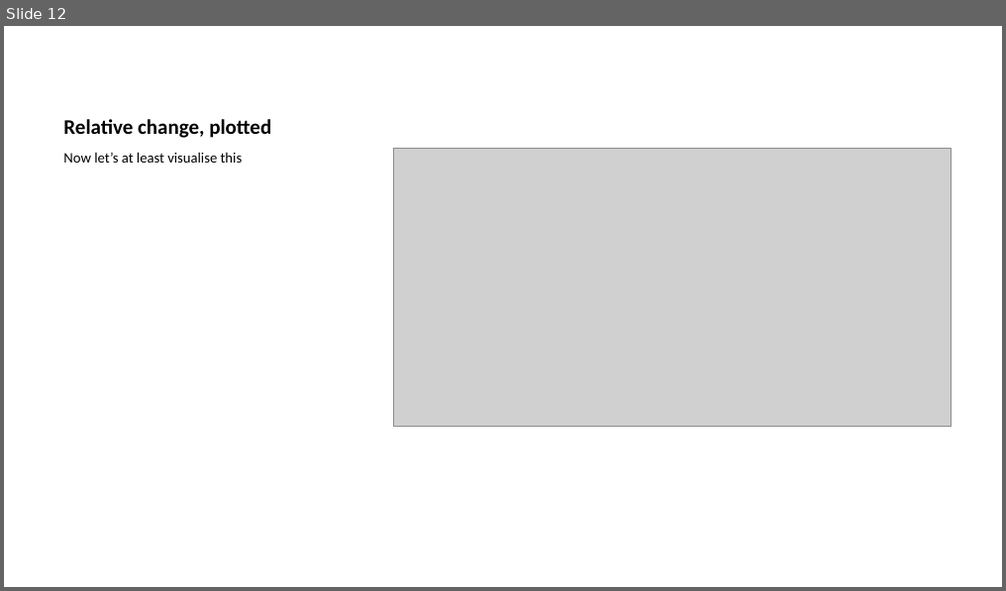
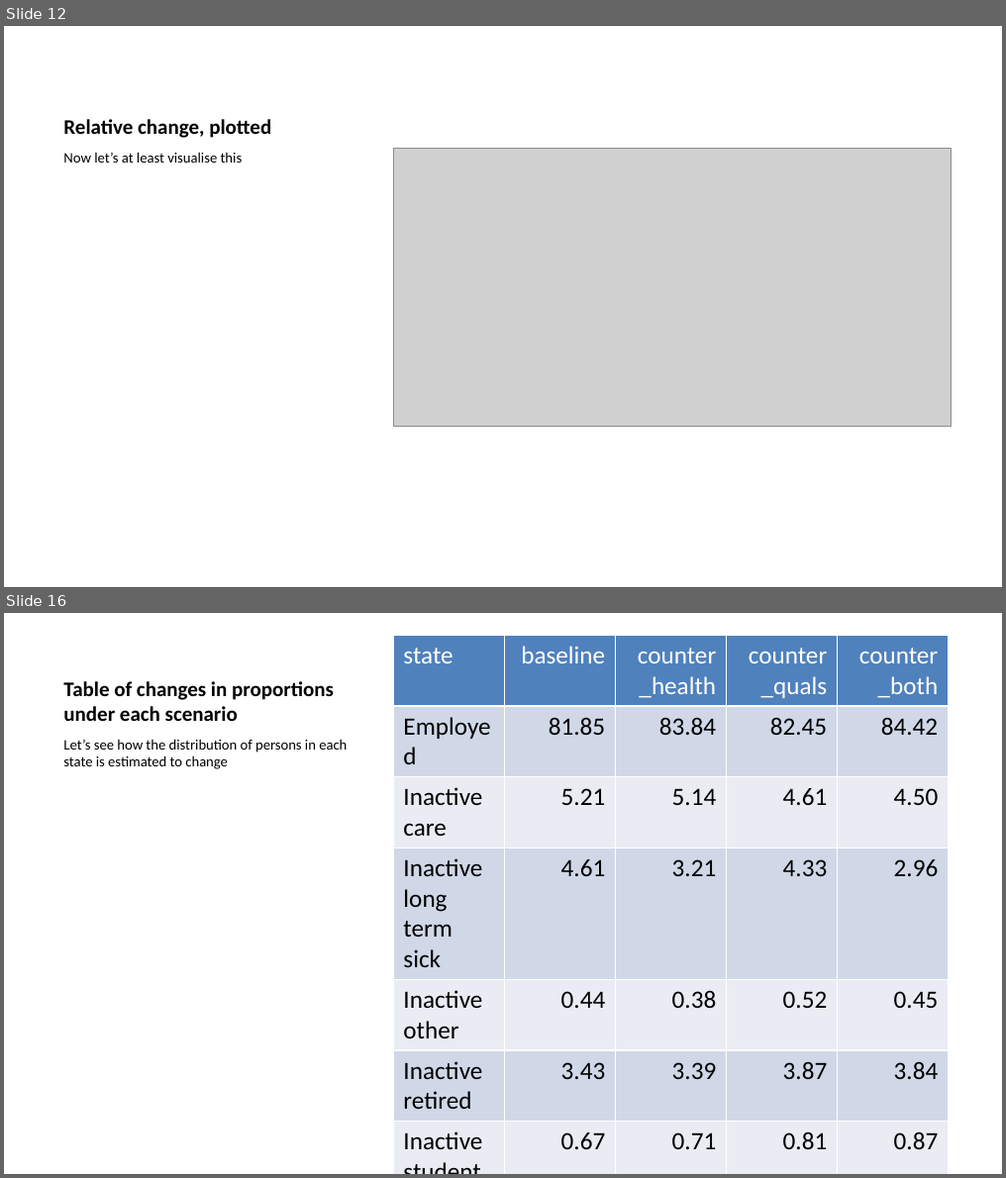
Before and after one commit to CatherineFoster/EconomicInactivity2, a slide deck: notebooks/21_summary_presentation.pptx. Shown one above the other, each under a label of ours: slide 12 before the commit, slides 12 and 16 after it; the slides between them are not shown. The pictures are 1006x591 and 1006x1178 pixels, drawn with LibreOffice and Linux fonts; fonts in the diff are those of the drawing; grey boxes stand for pictures. Boxes give left, top, right and bottom in pixels: in the first picture for what was removed or moved away, otherwise in the second. Text is boxed around its words. In the diff, an @@ line names an element or a change of style, - is before the commit and + after.

```diff
--- a/notebooks/21_summary_presentation.pptx
+++ b/notebooks/21_summary_presentation.pptx
@@ slide 16 added at [4,613,1002,1174], background #FFFFFF @@
@@ table added at [393,635,947,1154], 8 rows, 5 columns @@
+state | baseline | counter_health | counter_quals | counter_both
+Employed | 81.85 | 83.84 | 82.45 | 84.42
+Inactive care | 5.21 | 5.14 | 4.61 | 4.50
+Inactive long term sick | 4.61 | 3.21 | 4.33 | 2.96
+Inactive other | 0.44 | 0.38 | 0.52 | 0.45
+Inactive retired | 3.43 | 3.39 | 3.87 | 3.84
+Inactive student | 0.67 | 0.71 | 0.81 | 0.87
+Unemployed | 3.79 | 3.33 | 3.41 | 2.96
@@ title added at [63,681,334,721], 15 pt, text #000000, bold @@
+Table of changes in proportions under each scenario
@@ text added at [63,739,347,769], 10.5 pt, text #000000 @@
+Let’s see how the distribution of persons in each state is estimated to change
```
Also in this commit, not shown: 1 slide changed, 3 other slides added, 2 other files.
